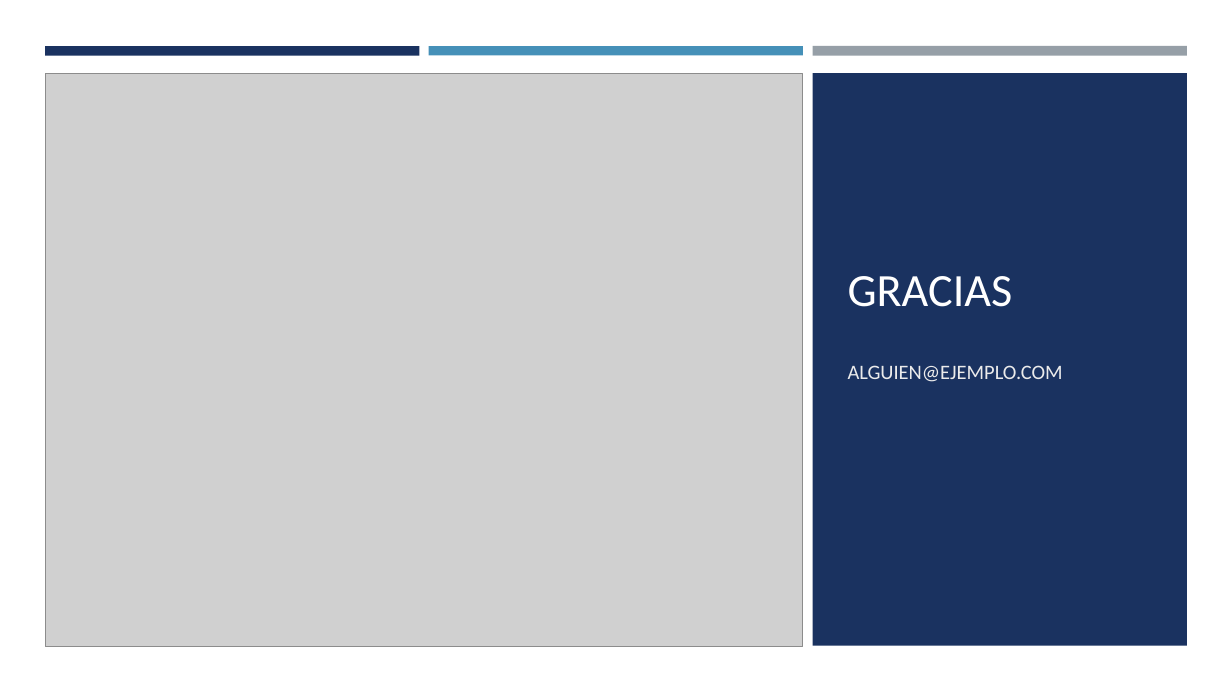
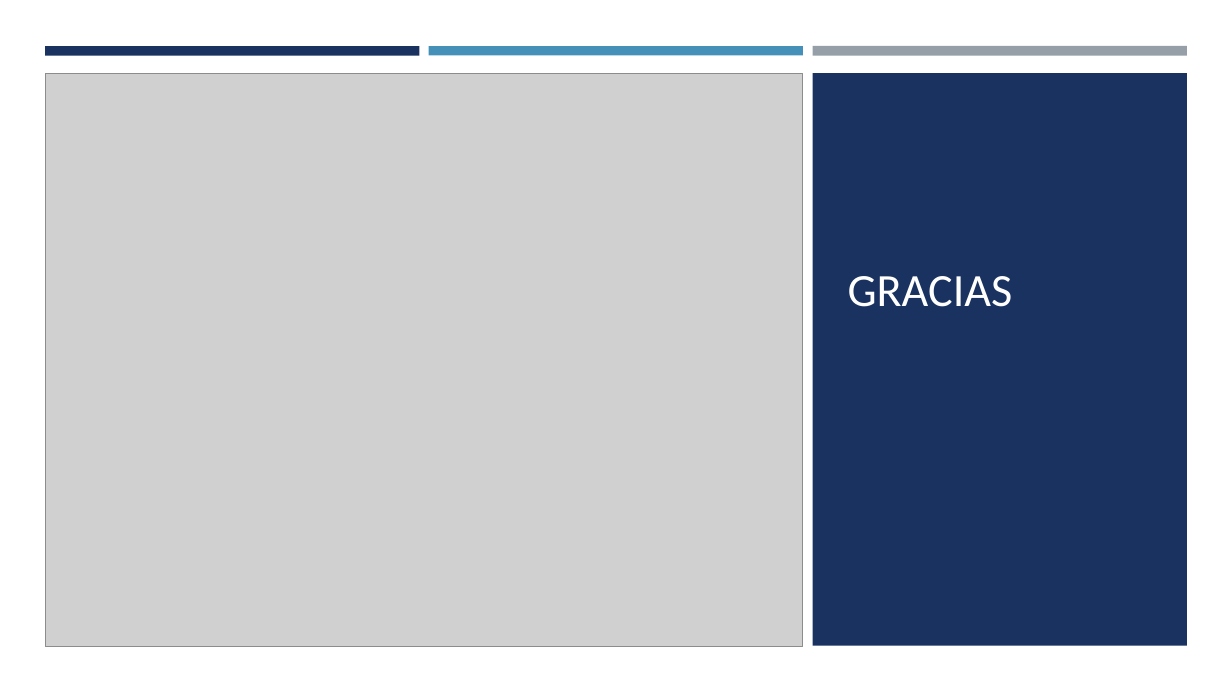
Before and after one commit to Vitali22/tesis, a slide deck: slide 7 of DocumentosTesina/Presentación.pptx. Drawn at 1232x693 pixels with LibreOffice and Linux fonts; fonts in the diff are those of the drawing; grey boxes stand for pictures. Boxes give left, top, right and bottom in pixels: in the first picture for what was removed or moved away, otherwise in the second. Text is boxed around its words. In the diff, an @@ line names an element or a change of style, - is before the commit and + after.

```diff
--- a/DocumentosTesina/Presentación.pptx
+++ b/DocumentosTesina/Presentación.pptx
@@ subtitle removed at (x1=848, y1=365, x2=1063, y2=382) @@
-ALGUIEN@EJEMPLO.COM
```
Also in this commit, not shown: 1 other slide changed, 3 slides added, 3 slides removed, 10 other files.
